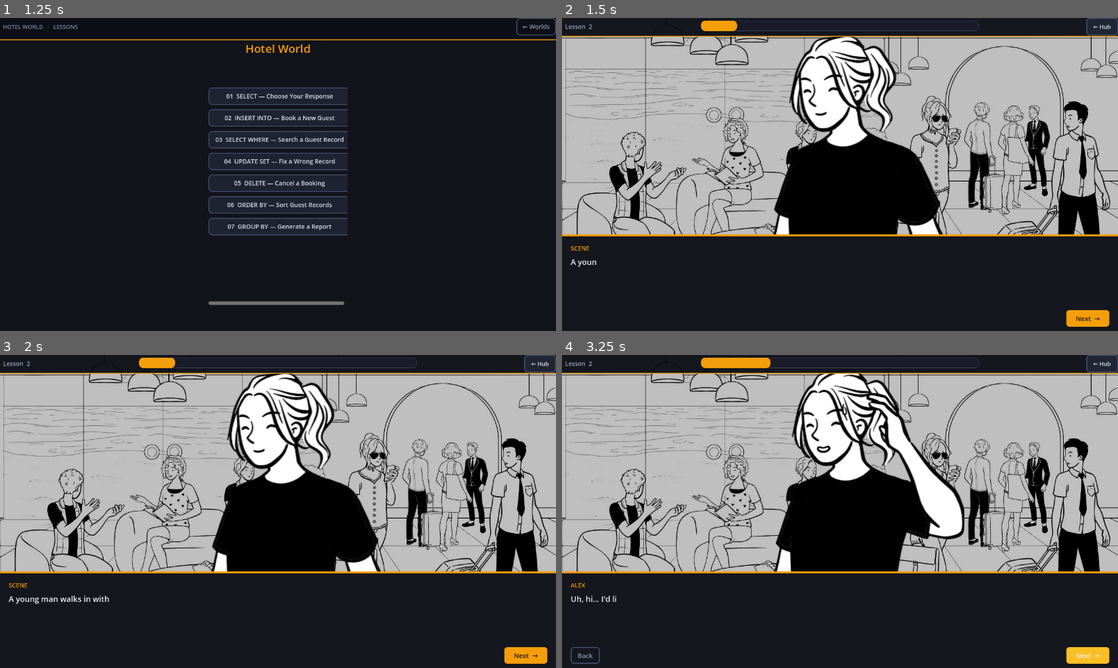
Above: before the commit, frames 1-4 (two rows, left to right).
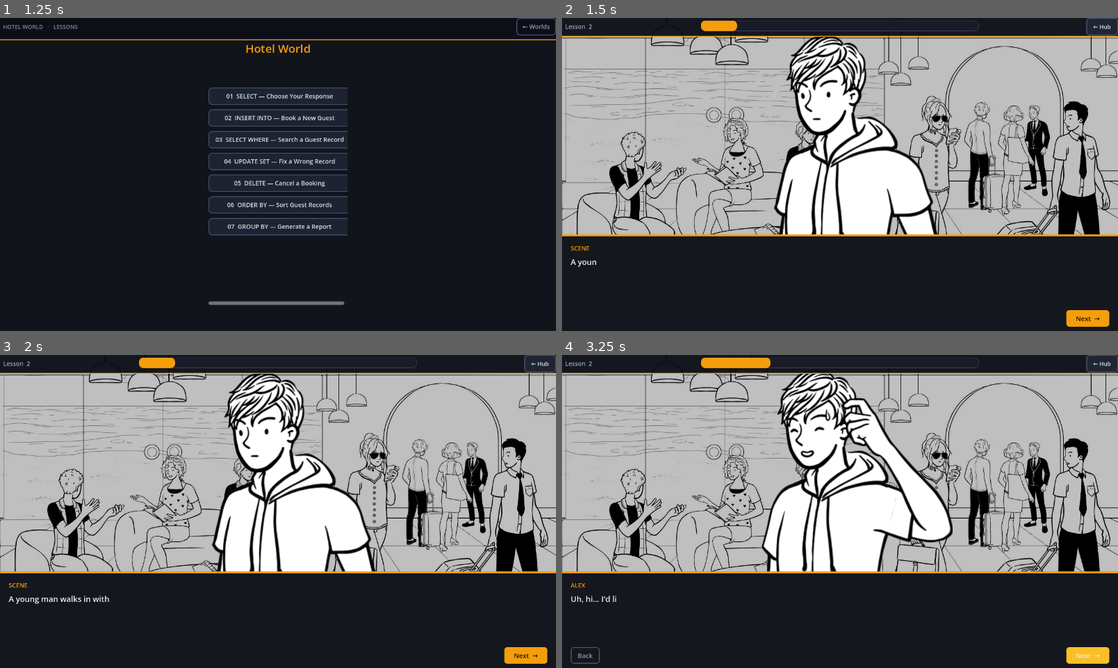
Above: after the commit, the same moments.

Repository: EricNathanCode/C.L.E.D
Game: Godot game, scene res://scene/Main.tscn
Two runs of this game, one before a commit and one after it. Both use one fixed random seed, a clock stepped at 60 frames per second and the inputs below.
Inputs:
- Up to frame 1 (1.25 s): click "Enter World →" at 0.5 s
- Up to frame 2 (1.5 s): click "02 INSERT INTO — Book a New G…" at 1.25 s
- Up to frame 3 (2 s): no input
- Up to frame 4 (3.25 s): click "Next →" at 2 s; click "Next →" at 2.75 s

Frame 1 is identical in both runs. In frame 2, 11% of the frame differs, in the area x 38-69%, y 6-70%; in frame 3, 11%; in frame 4, 13%, in the area x 35-73%, y 6-70%.

Commit message:
Phase 22
Fix Characters Inconsistency

Diff:
--- a/c.l.e.d/scripts/data/HotelData.gd
+++ b/c.l.e.d/scripts/data/HotelData.gd
@@ -7,10 +7,10 @@
 #
 #  Lesson NPC assignments:
 #    L1 → adult_1   (friendly guest)
-#    L2 → adult_2   (Alex, shy guest)
-#    L3 → adult_3   (Maya, nervous woman)
-#    L4 → adult_4   (Mr. H, angry man)
-#    L5 → adult_5   (Ms. Lim, phone cancellation)
+#    L2 → adult_13  (Alex, shy guest)
+#    L3 → adult_12  (Maya, nervous woman)
+#    L4 → adult_9   (Mr. H, angry man)
+#    L5 → adult_14  (Ms. Lim, phone cancellation)
 #    L6 → NPC_occupations/hotel_manager  (boss)
 #    L7 → NPC_occupations/hotel_manager  (boss)
 #
@@ -56,23 +56,23 @@
 ],
 
 # ─────────────────────────────────────────────
-#  LESSON 2 — INSERT INTO  |  NPC: adult_2
+#  LESSON 2 — INSERT INTO  |  NPC: adult_13
 # ─────────────────────────────────────────────
 2: [
 	{ "type": "dialogue", "char": "scene",  "name": "SCENE",
-	  "npc": "adult_2/idle",
+	  "npc": "adult_13/idle",
 	  "text": "A young man walks in with a rolling suitcase and looks around the lobby, then approaches your desk." },
 	{ "type": "dialogue", "char": "guest",  "name": "ALEX",
-	  "npc": "adult_2/confuse",
+	  "npc": "adult_13/confuse",
 	  "text": "Uh, hi... I'd like to book a room, please." },
 	{ "type": "dialogue", "char": "you",    "name": "YOU",
-	  "npc": "adult_2/idle",
+	  "npc": "adult_13/idle",
 	  "text": "Good morning! Welcome to Grand Hotel. May I have your full name?" },
 	{ "type": "dialogue", "char": "guest",  "name": "ALEX",
-	  "npc": "adult_2/talk",
+	  "npc": "adult_13/talk",
 	  "text": "My name is Alex Rivera Santos." },
 	{ "type": "dialogue", "char": "you",    "name": "YOU",
-	  "npc": "adult_2/idle",
+	  "npc": "adult_13/idle",
 	  "text": "Perfect! Let me register that in our system right now." },
 	{ "type": "sql_fill",
 	  "gamemode": "insert_into",
@@ -84,40 +84,40 @@
 	  "answers": ["Alex", "Rivera", "Santos"],
 	  "hint": "Alex Rivera Santos — First: Alex | Middle: Rivera | Last: Santos",
 	  "fail": [
-		{ "type": "dialogue", "char": "guest", "name": "ALEX",  "npc": "adult_2/confuse", "text": "That is not my name at all. Are you sure you typed it right?" },
-		{ "type": "dialogue", "char": "scene", "name": "SCENE", "npc": "adult_2/idle",   "text": "Alex looks uncomfortable. The guest in line behind him sighs." },
-		{ "type": "dialogue", "char": "you",   "name": "YOU",   "npc": "adult_2/idle",   "text": "I am so sorry! Let me re-enter that correctly." }
+		{ "type": "dialogue", "char": "guest", "name": "ALEX",  "npc": "adult_13/confuse", "text": "That is not my name at all. Are you sure you typed it right?" },
+		{ "type": "dialogue", "char": "scene", "name": "SCENE", "npc": "adult_13/idle",   "text": "Alex looks uncomfortable. The guest in line behind him sighs." },
+		{ "type": "dialogue", "char": "you",   "name": "YOU",   "npc": "adult_13/idle",   "text": "I am so sorry! Let me re-enter that correctly." }
 	  ],
 	  "result_headers": ["id", "first_name", "middle_name", "last_name"],
 	  "result_rows": [["1", "Alex", "Rivera", "Santos"]],
 	  "result_msg": "1 record inserted into customers." },
 	{ "type": "dialogue", "char": "you",    "name": "YOU",
-	  "npc": "adult_2/idle",
+	  "npc": "adult_13/idle",
 	  "text": "You're all set, Mr. Santos! Room 101 is confirmed. Enjoy your stay!" },
 	{ "type": "dialogue", "char": "guest",  "name": "ALEX",
-	  "npc": "adult_2/talk",
+	  "npc": "adult_13/talk",
 	  "text": "That was so fast, thank you! You're amazing!" },
 	{ "type": "end" }
 ],
 
 # ─────────────────────────────────────────────
-#  LESSON 3 — SELECT WHERE  |  NPC: adult_3
+#  LESSON 3 — SELECT WHERE  |  NPC: adult_12
 # ─────────────────────────────────────────────
 3: [
 	{ "type": "dialogue", "char": "scene",  "name": "SCENE",
-	  "npc": "adult_3/idle",
+	  "npc": "adult_12/idle",
 	  "text": "A nervous young woman approaches, clutching a printed email and looking very worried." },
 	{ "type": "dialogue", "char": "guest2", "name": "MAYA",
-	  "npc": "adult_3/confuse",
+	  "npc": "adult_12/confuse",
 	  "text": "Um... sorry to bother you... I made a reservation online but I can't find my confirmation email..." },
 	{ "type": "dialogue", "char": "guest2", "name": "MAYA",
-	  "npc": "adult_3/shock",
+	  "npc": "adult_12/shock",
 	  "text": "What if my booking doesn't exist?? I saved up for this for months!!" },
 	{ "type": "dialogue", "char": "you",    "name": "YOU",
-	  "npc": "adult_3/idle",
+	  "npc": "adult_12/idle",
 	  "text": "Hey, breathe! I can search for you. What's your last name?" },
 	{ "type": "dialogue", "char": "guest2", "name": "MAYA",
-	  "npc": "adult_3/talk",
+	  "npc": "adult_12/talk",
 	  "text": "Dela Cruz. D-E-L-A Cruz." },
 	{ "type": "sql_fill",
 	  "gamemode": "select_where",
@@ -133,31 +133,31 @@
 	  "answer": "Dela Cruz",
 	  "hint": "Type her last name exactly: Dela Cruz",
 	  "fail": [
-		{ "type": "dialogue", "char": "guest2", "name": "MAYA",  "npc": "adult_3/shock",  "text": "That is not my name! What if my booking is really gone?!" },
-		{ "type": "dialogue", "char": "scene",  "name": "SCENE", "npc": "adult_3/idle",   "text": "Maya starts to tear up. Someone behind her in the lobby gives you a look." },
-		{ "type": "dialogue", "char": "you",    "name": "YOU",   "npc": "adult_3/idle",   "text": "My apologies! I typed the wrong name. Let me search again." }
+		{ "type": "dialogue", "char": "guest2", "name": "MAYA",  "npc": "adult_12/shock",  "text": "That is not my name! What if my booking is really gone?!" },
+		{ "type": "dialogue", "char": "scene",  "name": "SCENE", "npc": "adult_12/idle",   "text": "Maya starts to tear up. Someone behind her in the lobby gives you a look." },
+		{ "type": "dialogue", "char": "you",    "name": "YOU",   "npc": "adult_12/idle",   "text": "My apologies! I typed the wrong name. Let me search again." }
 	  ],
 	  "result_headers": ["id", "first_name", "last_name", "room_no"],
 	  "result_rows": [["2", "Maya", "Dela Cruz", "204"]],
 	  "result_msg": "1 record found." },
 	{ "type": "dialogue", "char": "you",    "name": "YOU",
-	  "npc": "adult_3/idle",
+	  "npc": "adult_12/idle",
 	  "text": "Found you! Room 204, Deluxe Queen — all confirmed, Ms. Dela Cruz!" },
 	{ "type": "dialogue", "char": "guest2", "name": "MAYA",
-	  "npc": "adult_3/talk",
+	  "npc": "adult_12/talk",
 	  "text": "Oh THANK GOODNESS!! You're literally a lifesaver, thank you!!" },
 	{ "type": "end" }
 ],
 
 # ─────────────────────────────────────────────
-#  LESSON 4 — UPDATE SET  |  NPC: adult_4
+#  LESSON 4 — UPDATE SET  |  NPC: adult_9
 # ─────────────────────────────────────────────
 4: [
 	{ "type": "dialogue", "char": "scene",  "name": "SCENE",
-	  "npc": "adult_4/idle",
+	  "npc": "adult_9/idle",
 	  "text": "A stocky man storms up to the front desk, arms crossed, red-faced. You take a deep breath." },
 	{ "type": "dialogue", "char": "guest3", "name": "MR. H",
-	  "npc": "adult_4/shock",
+	  "npc": "adult_9/shock",
 	  "text": "EXCUSE ME. There is a MISTAKE in my booking and I am NOT happy about it!!" },
 	{ "type": "sql_choice",
 	  "desc": "An upset guest is in front of you. Choose the most professional response.",
@@ -169,15 +169,15 @@
 	  "correct_id": 2,
 	  "hint": "De-escalate calmly and offer to help. Answer: id = 2",
 	  "fail": [
-		{ "type": "dialogue", "char": "guest3", "name": "MR. H", "npc": "adult_4/shock", "text": "ARE YOU SERIOUS?! I want your manager THIS INSTANT!!" },
-		{ "type": "dialogue", "char": "scene",  "name": "SCENE", "npc": "adult_4/idle",  "text": "The whole lobby goes quiet. Your supervisor appears looking displeased." },
-		{ "type": "dialogue", "char": "you",    "name": "YOU",   "npc": "adult_4/idle",  "text": "I need to handle this better. Let me choose the right response." }
+		{ "type": "dialogue", "char": "guest3", "name": "MR. H", "npc": "adult_9/shock", "text": "ARE YOU SERIOUS?! I want your manager THIS INSTANT!!" },
+		{ "type": "dialogue", "char": "scene",  "name": "SCENE", "npc": "adult_9/idle",  "text": "The whole lobby goes quiet. Your supervisor appears looking displeased." },
+		{ "type": "dialogue", "char": "you",    "name": "YOU",   "npc": "adult_9/idle",  "text": "I need to handle this better. Let me choose the right response." }
 	  ] },
 	{ "type": "dialogue", "char": "you",    "name": "YOU",
-	  "npc": "adult_4/idle",
+	  "npc": "adult_9/idle",
 	  "text": "I'm very sorry to hear that. I'll fix it right away. May I have your booking id?" },
 	{ "type": "dialogue", "char": "guest3", "name": "MR. H",
-	  "npc": "adult_4/shock",
+	  "npc": "adult_9/shock",
 	  "text": "The name is Hernandez! H-E-R-N-A-N-D-E-Z!! You have it as Hernandes — NO Z!! Booking id is 3." },
 	{ "type": "sql_fill",
 	  "gamemode": "update_set",
@@ -190,40 +190,40 @@
 	  "answer_id": "3",
 	  "hint": "Correct spelling: Hernandez | Record id: 3",
 	  "fail": [
-		{ "type": "dialogue", "char": "guest3", "name": "MR. H", "npc": "adult_4/shock",   "text": "THAT IS STILL WRONG! Hernandez with a Z! Are you even listening?!" },
-		{ "type": "dialogue", "char": "scene",  "name": "SCENE", "npc": "adult_4/idle",    "text": "Mr. Hernandez slams his fist on the counter. Other guests are staring." },
-		{ "type": "dialogue", "char": "you",    "name": "YOU",   "npc": "adult_4/idle",    "text": "My sincerest apologies. Let me fix that correctly this time." }
+		{ "type": "dialogue", "char": "guest3", "name": "MR. H", "npc": "adult_9/shock",   "text": "THAT IS STILL WRONG! Hernandez with a Z! Are you even listening?!" },
+		{ "type": "dialogue", "char": "scene",  "name": "SCENE", "npc": "adult_9/idle",    "text": "Mr. Hernandez slams his fist on the counter. Other guests are staring." },
+		{ "type": "dialogue", "char": "you",    "name": "YOU",   "npc": "adult_9/idle",    "text": "My sincerest apologies. Let me fix that correctly this time." }
 	  ],
 	  "result_headers": ["id", "first_name", "last_name", "room_no"],
 	  "result_rows": [["3", "Jose", "Hernandez", "312"]],
 	  "result_msg": "1 record updated." },
 	{ "type": "dialogue", "char": "you",    "name": "YOU",
-	  "npc": "adult_4/idle",
+	  "npc": "adult_9/idle",
 	  "text": "Done! Corrected to Hernandez, Mr. Hernandez. I sincerely apologize for the error." },
 	{ "type": "dialogue", "char": "guest3", "name": "MR. H",
-	  "npc": "adult_4/confuse",
+	  "npc": "adult_9/confuse",
 	  "text": "...Hmph. At least you fixed it quickly. Don't let it happen again." },
 	{ "type": "end" }
 ],
 
 # ─────────────────────────────────────────────
-#  LESSON 5 — DELETE  |  NPC: adult_5
+#  LESSON 5 — DELETE  |  NPC: adult_14
 # ─────────────────────────────────────────────
 5: [
 	{ "type": "dialogue", "char": "scene",  "name": "SCENE",
-	  "npc": "adult_5/idle",
+	  "npc": "adult_14/idle",
 	  "text": "The front desk phone rings. You pick it up — it's a guest calling in to cancel her reservation." },
 	{ "type": "dialogue", "char": "guest2", "name": "MS. LIM",
-	  "npc": "adult_5/confuse",
+	  "npc": "adult_14/confuse",
 	  "text": "Hello... I'm so sorry, but I need to cancel my reservation. Something came up at work." },
 	{ "type": "dialogue", "char": "you",    "name": "YOU",
-	  "npc": "adult_5/idle",
+	  "npc": "adult_14/idle",
 	  "text": "I understand completely. Could I have your name and booking id?" },
 	{ "type": "dialogue", "char": "guest2", "name": "MS. LIM",
-	  "npc": "adult_5/talk",
+	  "npc": "adult_14/talk",
 	  "text": "Linda Lim. My booking id is 5." },
 	{ "type": "dialogue", "char": "you",    "name": "YOU",
-	  "npc": "adult_5/idle",
+	  "npc": "adult_14/idle",
 	  "text": "Let me pull that up and process the cancellation for you right now." },
 	{ "type": "sql_fill",
 	  "gamemode": "delete",
@@ -234,18 +234,18 @@
 	  "answer_id": "5",
 	  "hint": "Delete the record where id = 5",
 	  "fail": [
-		{ "type": "dialogue", "char": "guest2", "name": "MS. LIM", "npc": "adult_5/confuse", "text": "That is the wrong record. That is someone else's booking!" },
-		{ "type": "dialogue", "char": "scene",  "name": "SCENE",   "npc": "adult_5/idle",   "text": "A long pause on the phone line. This could be a serious data error." },
-		{ "type": "dialogue", "char": "you",    "name": "YOU",     "npc": "adult_5/idle",   "text": "I am so sorry — let me double check the correct id." }
+		{ "type": "dialogue", "char": "guest2", "name": "MS. LIM", "npc": "adult_14/confuse", "text": "That is the wrong record. That is someone else's booking!" },
+		{ "type": "dialogue", "char": "scene",  "name": "SCENE",   "npc": "adult_14/idle",   "text": "A long pause on the phone line. This could be a serious data error." },
+		{ "type": "dialogue", "char": "you",    "name": "YOU",     "npc": "adult_14/idle",   "text": "I am so sorry — let me double check the correct id." }
 	  ],
 	  "result_headers": ["STATUS"],
 	  "result_rows": [["Record with id = 5 has been removed."]],
 	  "result_msg": "1 record deleted." },
 	{ "type": "dialogue", "char": "you",    "name": "YOU",
-	  "npc": "adult_5/idle",
+	  "npc": "adult_14/idle",
 	  "text": "Done, Ms. Lim! Your reservation has been cancelled. We hope to see you again soon!" },
 	{ "type": "dialogue", "char": "guest2", "name": "MS. LIM",
-	  "npc": "adult_5/talk",
+	  "npc": "adult_14/talk",
 	  "text": "Thank you so much for being so understanding. I'll rebook next time!" },
 	{ "type": "end" }
 ],
--- a/c.l.e.d/scripts/data/LibraryData.gd
+++ b/c.l.e.d/scripts/data/LibraryData.gd
@@ -3,8 +3,9 @@
 #  LIBRARY DATA  —  scripts/data/LibraryData.gd
 #
 #  NPC assignments (Library World — unique to this world):
-#    adult_7 = Student / visitor
-#    adult_8 = Another visitor / borrower
+#    adult_7  = Visitor (L1 — gender-neutral)
+#    adult_16 = Sofia Mendez, female student (L2)
+#    adult_8  = Borrower (L4)
 #    NPC_occupations/librarian = Head librarian (boss)
 #
 #  Rule: "you" and "scene" always idle — NPC looks at you.
@@ -82,21 +83,21 @@
 		"type": "dialogue",
 		"char": "scene",
 		"name": "SCENE",
-		"npc":  "adult_7/idle",
+		"npc":  "adult_16/idle",
 		"text": "A student walks up to the desk wanting to borrow books for the first time."
 	},
 	{
 		"type": "dialogue",
 		"char": "visitor",
 		"name": "STUDENT",
-		"npc":  "adult_7/talk",
+		"npc":  "adult_16/talk",
 		"text": "Hi! I'd like to register as a borrower. My name is Sofia Mendez."
 	},
 	{
 		"type": "dialogue",
 		"char": "you",
 		"name": "YOU",
-		"npc":  "adult_7/idle",
+		"npc":  "adult_16/idle",
 		"text": "Welcome, Sofia! Let me add you to our borrower database right now."
 	},
 	{
@@ -113,23 +114,23 @@
 		"result_rows": [["5", "Sofia", "Mendez", "Student"]],
 		"result_msg": "1 record inserted into borrowers.",
 					"fail": [
-						{ "type": "dialogue", "char": "visitor",  "name": "STUDENT", "npc": "adult_7/confuse", "text": "That is not my name... Are you sure you typed it right?" },
-						{ "type": "dialogue", "char": "scene",    "name": "SCENE",   "npc": "adult_7/idle",   "text": "Sofia tilts her head at the screen. Other students waiting in line exchange glances." },
-						{ "type": "dialogue", "char": "you",      "name": "YOU",     "npc": "adult_7/idle",   "text": "I am sorry, let me enter your details correctly." }
-					]
-	},
-	{
-		"type": "dialogue",
-		"char": "you",
-		"name": "YOU",
-		"npc":  "adult_7/idle",
+						{ "type": "dialogue", "char": "visitor",  "name": "STUDENT", "npc": "adult_16/confuse", "text": "That is not my name... Are you sure you typed it right?" },
+						{ "type": "dialogue", "char": "scene",    "name": "SCENE",   "npc": "adult_16/idle",   "text": "Sofia tilts her head at the screen. Other students waiting in line exchange glances." },
+						{ "type": "dialogue", "char": "you",      "name": "YOU",     "npc": "adult_16/idle",   "text": "I am sorry, let me enter your details correctly." }
+					]
+	},
+	{
+		"type": "dialogue",
+		"char": "you",
+		"name": "YOU",
+		"npc":  "adult_16/idle",
 		"text": "You're all set, Sofia! Your borrower ID is 5. You can borrow up to 5 books at a time."
 	},
 	{
 		"type": "dialogue",
 		"char": "visitor",
 		"name": "STUDENT",
-		"npc":  "adult_7/talk",
+		"npc":  "adult_16/talk",
 		"text": "That's amazing! I'm going to borrow so many books. Thank you!"
 	},
 	{
